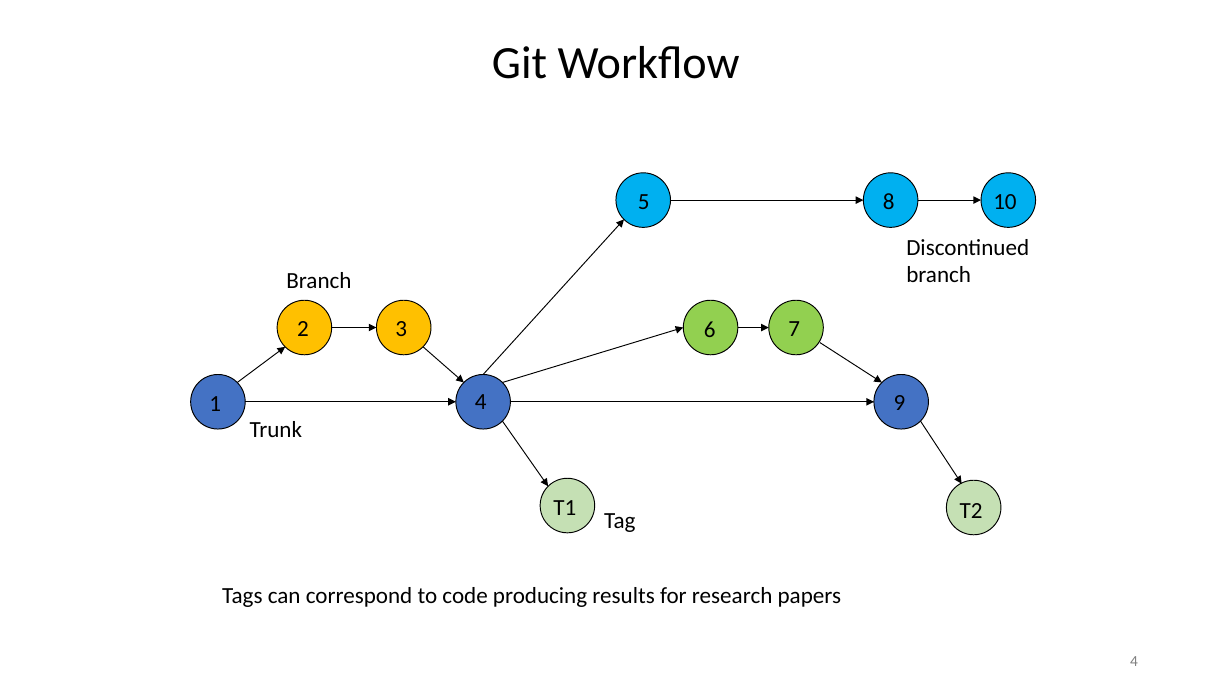
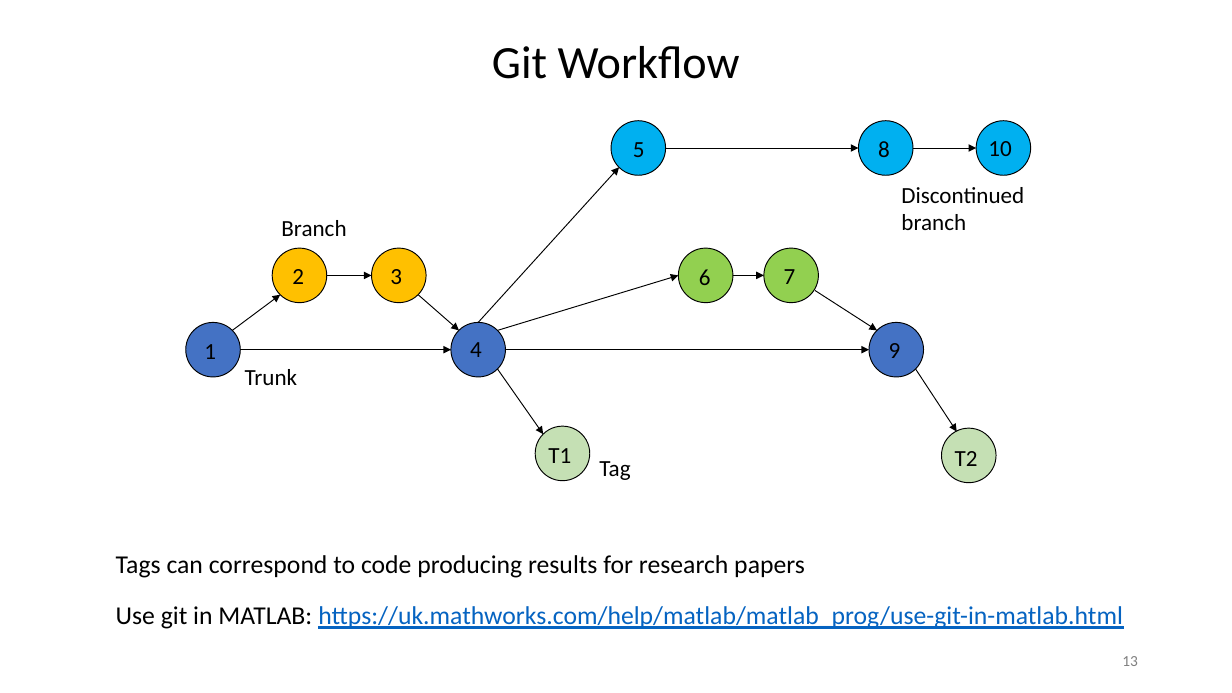
Before and after one commit to louisepb/Nottingham_Workshop, a slide deck: slide 13 of InstructorMaterials/Best Practices for Software Development using MATLAB.pptx (slide 4 before the commit). Drawn at 1232x693 pixels with LibreOffice and Linux fonts; fonts in the diff are those of the drawing. Boxes give left, top, right and bottom in pixels: in the first picture for what was removed or moved away, otherwise in the second. Text is boxed around its words. In the diff, an @@ line names an element or a change of style, - is before the commit and + after.

```diff
--- a/InstructorMaterials/Best Practices for Software Development using MATLAB.pptx
+++ b/InstructorMaterials/Best Practices for Software Development using MATLAB.pptx
@@ 5 texts, 5 arrows, 2 ellipses: place and size @@
-5 texts, 5 arrows, 2 ellipses at [245,193,1001,535]
+5 texts, 5 arrows, 2 ellipses at [240,141,996,482]
@@ 11 texts, 10 ellipses, 8 arrows: place and size @@
-11 texts, 10 ellipses, 8 arrows at [190,173,1036,518]
+11 texts, 10 ellipses, 8 arrows at [186,121,1031,466]
@@ text "Tags can correspond to code ...": place and size @@
-text "Tags can correspond to code ..." at [222,587,841,607]
+text "Tags can correspond to code ..." at [116,555,805,578]
@@ text "Tags can correspond to code ..." at [116,555,805,578]: size 18 to 20 pt @@
@@ text added at [116,606,1123,629], 20 pt, text #0563C1, underline @@
+Use git in MATLAB: https://uk.mathworks.com/help/matlab/matlab_prog/use-git-in-matlab.html
@@ page number at [1122,656,1138,666]: text changed @@
-4
+13
```
Also in this commit, not shown: 2 other slides changed, 18 slides added, 2 slides removed, 2 other files.
